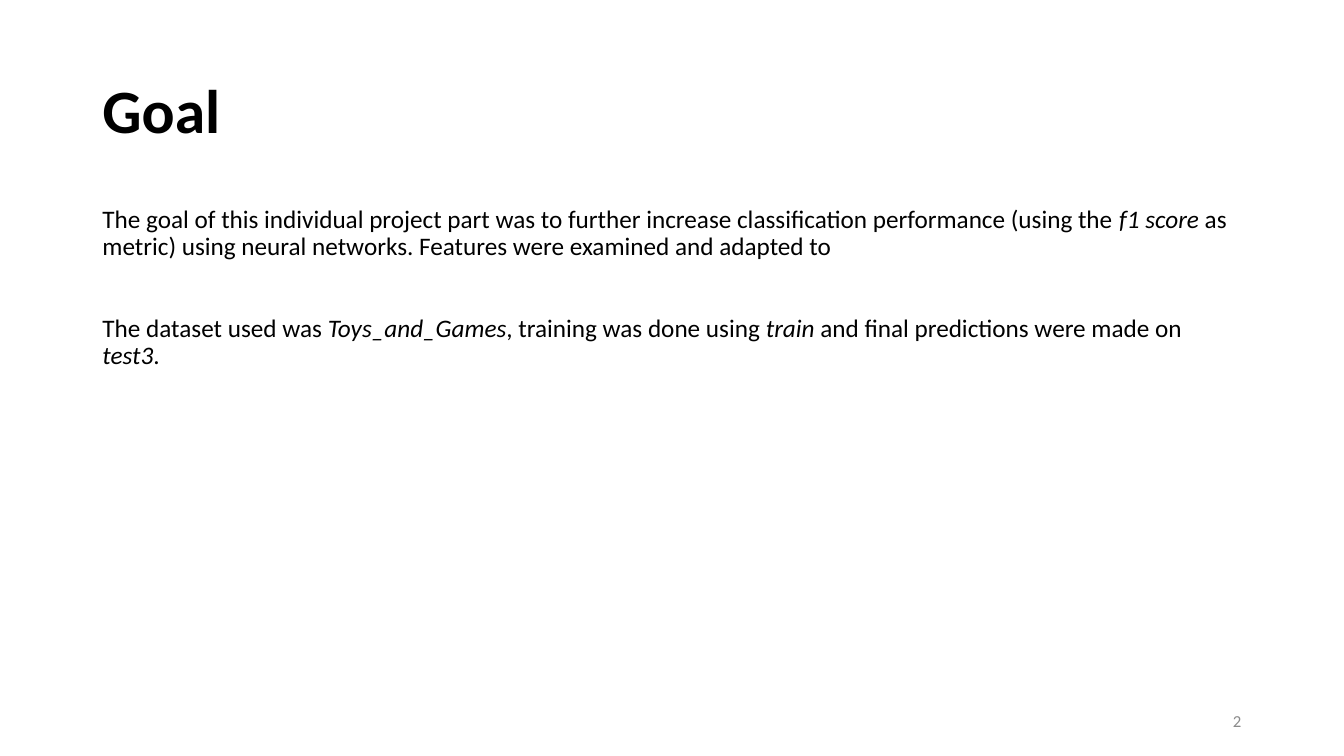
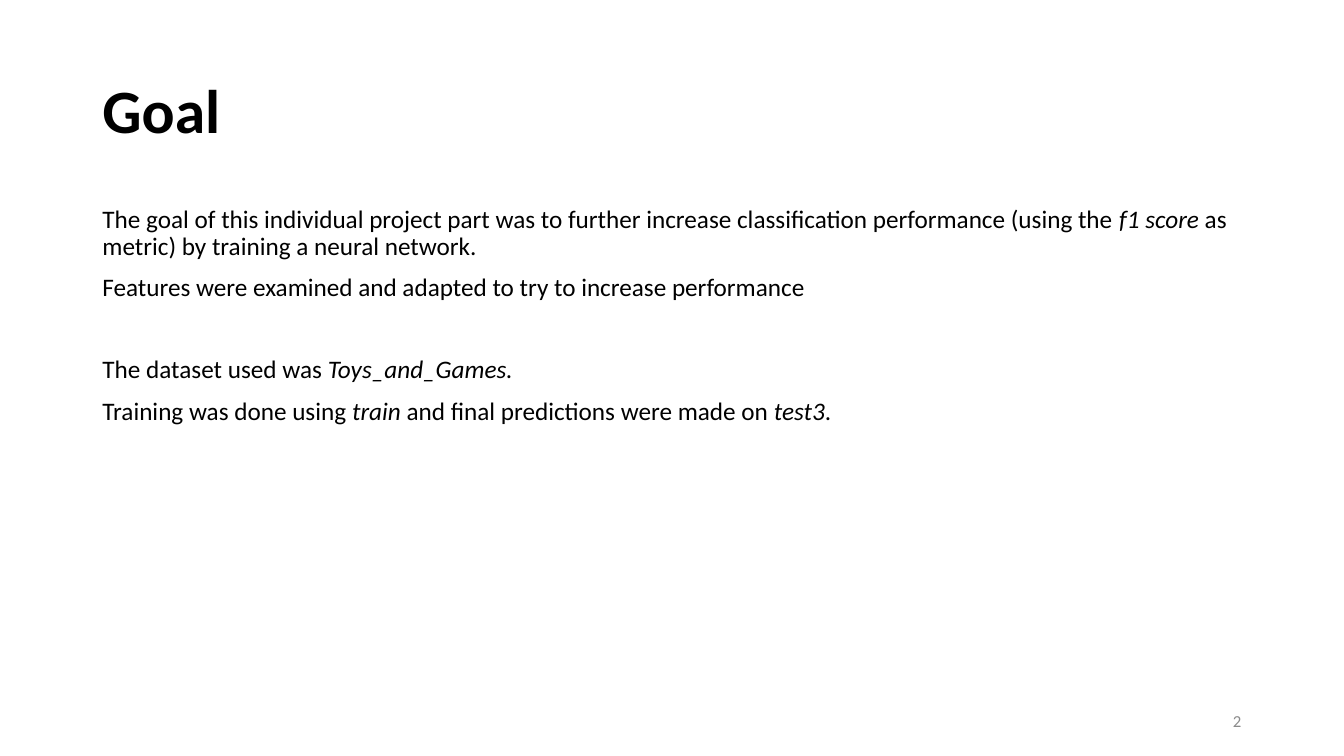
Before and after one commit to sirojc/cs349-amazon-product-evaluation-cnn, a slide deck: slide 2 of slides/presentation_JC.pptx. Drawn at 1344x756 pixels with LibreOffice and Linux fonts; fonts in the diff are those of the drawing. Boxes give left, top, right and bottom in pixels: in the first picture for what was removed or moved away, otherwise in the second. Text is boxed around its words. In the diff, an @@ line names an element or a change of style, - is before the commit and + after.

```diff
--- a/slides/presentation_JC.pptx
+++ b/slides/presentation_JC.pptx
@@ text at box(102, 210, 1227, 425): text changed @@
-The goal of this individual project part was to further increase classification performance (using the f1 score as metric) using neural networks. Features were examined and adapted to
-The dataset used was Toys_and_Games, training was done using train and final predictions were made on test3.
+The goal of this individual project part was to further increase classification performance (using the f1 score as metric) by training a neural network.
+Features were examined and adapted to try to increase performance
+The dataset used was Toys_and_Games.
+Training was done using train and final predictions were made on test3.
```
Also in this commit, not shown: 7 other slides changed, 3 slides added, 12 other files.
